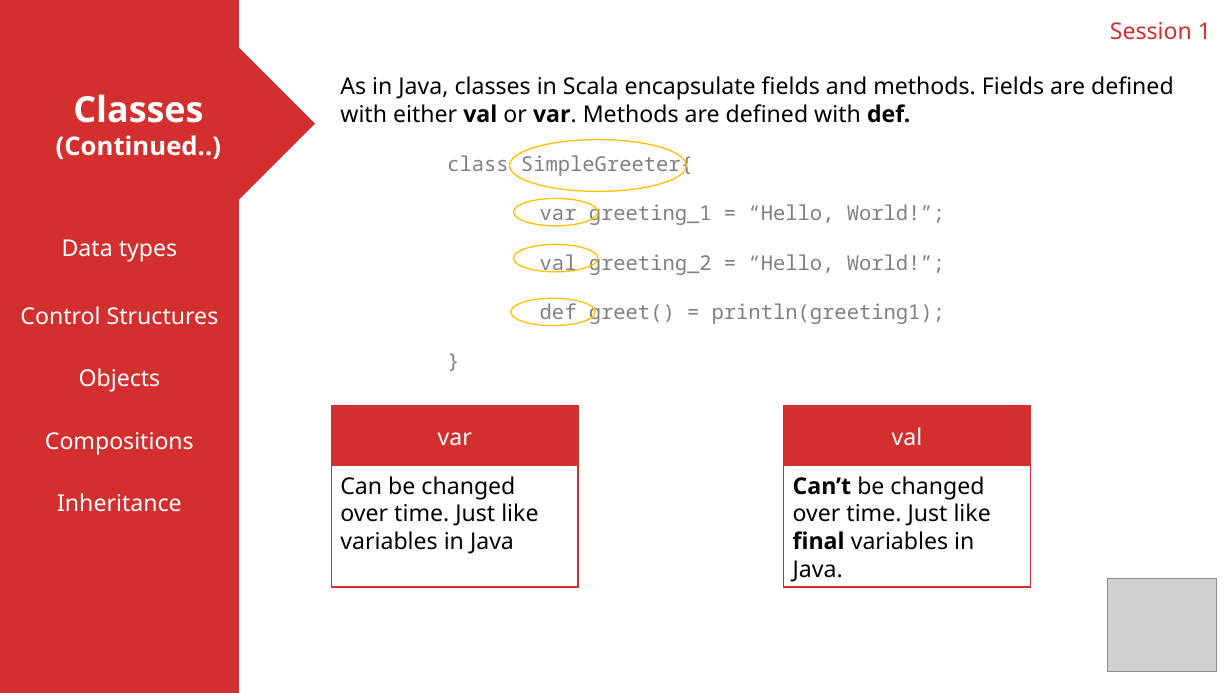
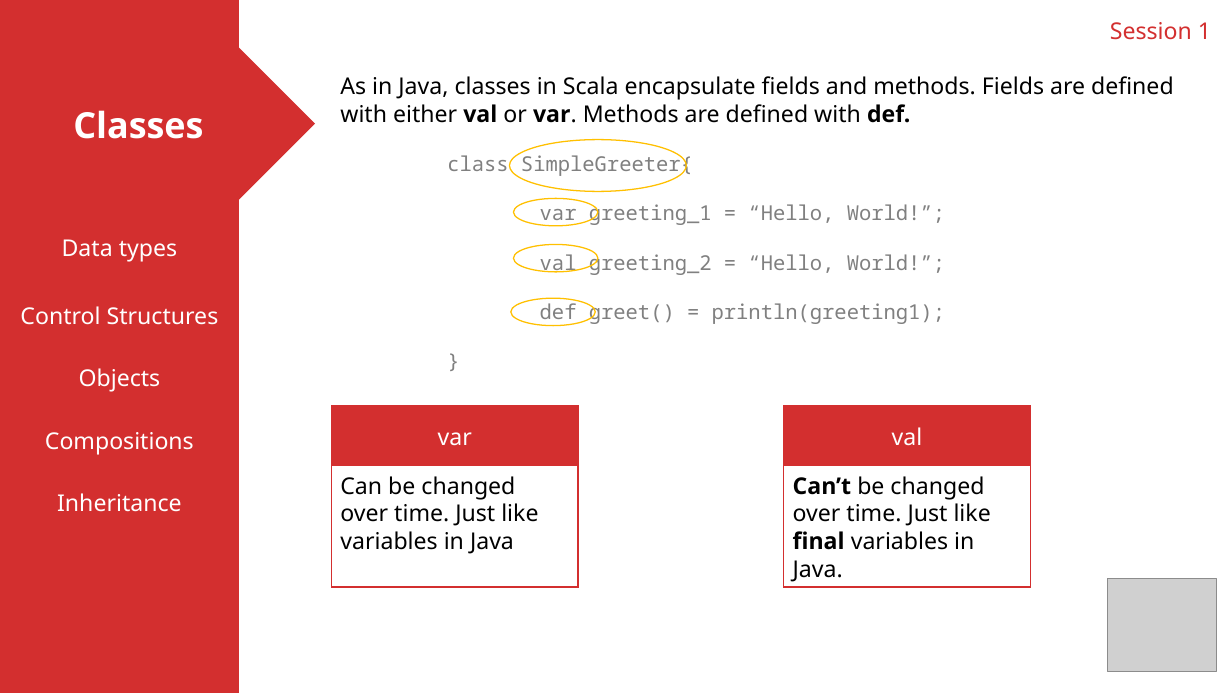
Before and after one commit to ShubhamWanne-zz/Scala-Read-Guide, a slide deck: slide 12 of Presentation1.pptx. Drawn at 1232x693 pixels with LibreOffice and Linux fonts; fonts in the diff are those of the drawing; grey boxes stand for pictures. Boxes give left, top, right and bottom in pixels: in the first picture for what was removed or moved away, otherwise in the second. Text is boxed around its words. In the diff, an @@ line names an element or a change of style, - is before the commit and + after.

```diff
--- a/Presentation1.pptx
+++ b/Presentation1.pptx
@@ text in right arrow at (56, 135, 221, 159): paragraph removed @@
-(Continued..)
```
Also in this commit, not shown: 7 other slides changed, 2 slides added, 2 slides removed.
